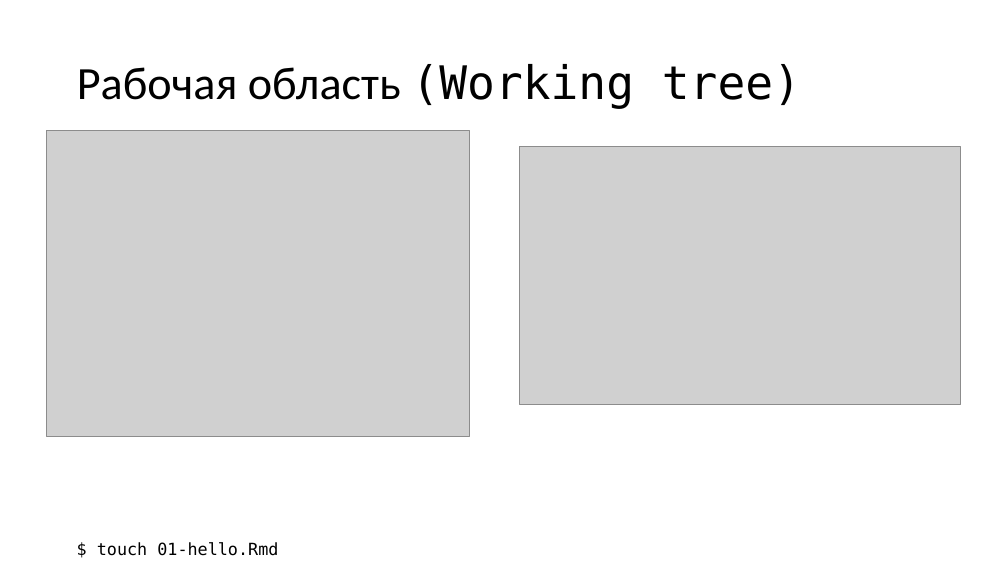
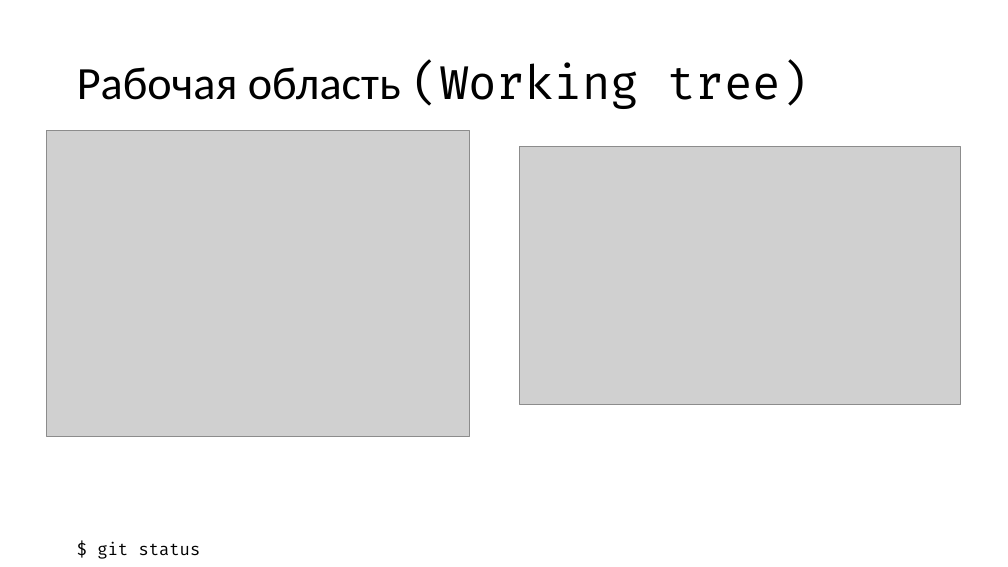
Before and after one commit to yoursdearboy/git-101, a slide deck: slide 43 of slides.pptx (slide 14 before the commit). Drawn at 1008x567 pixels with LibreOffice and Linux fonts; fonts in the diff are those of the drawing; grey boxes stand for pictures. Boxes give left, top, right and bottom in pixels: in the first picture for what was removed or moved away, otherwise in the second. Text is boxed around its words. In the diff, an @@ line names an element or a change of style, - is before the commit and + after.

```diff
--- a/slides.pptx
+++ b/slides.pptx
@@ title "Рабочая область (Working tree)" at (77, 62, 809, 109): font DejaVu Sans Mono to Fira Code in "(Working tree)" @@
@@ text at (97, 542, 201, 559): text changed; font DejaVu Sans Mono to Fira Code @@
-$ touch 01-hello.Rmd
+$ git status
```
Also in this commit, not shown: 36 other slides changed, 20 slides added, 11 slides removed, 2 other files.
